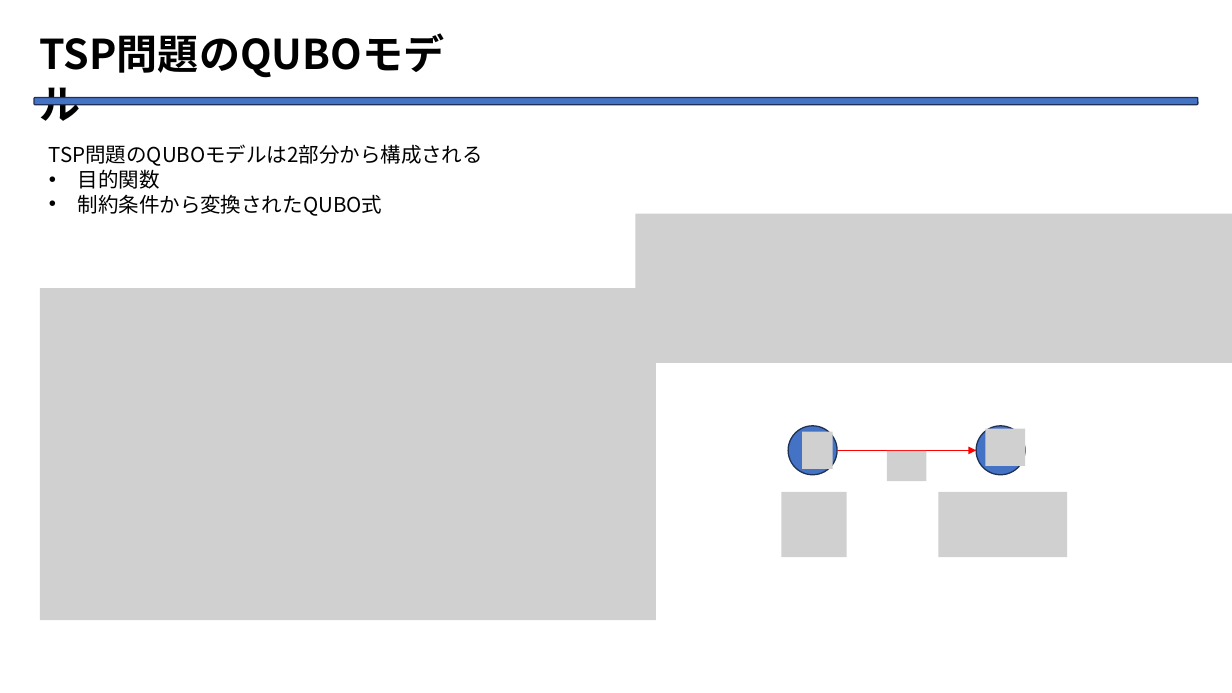
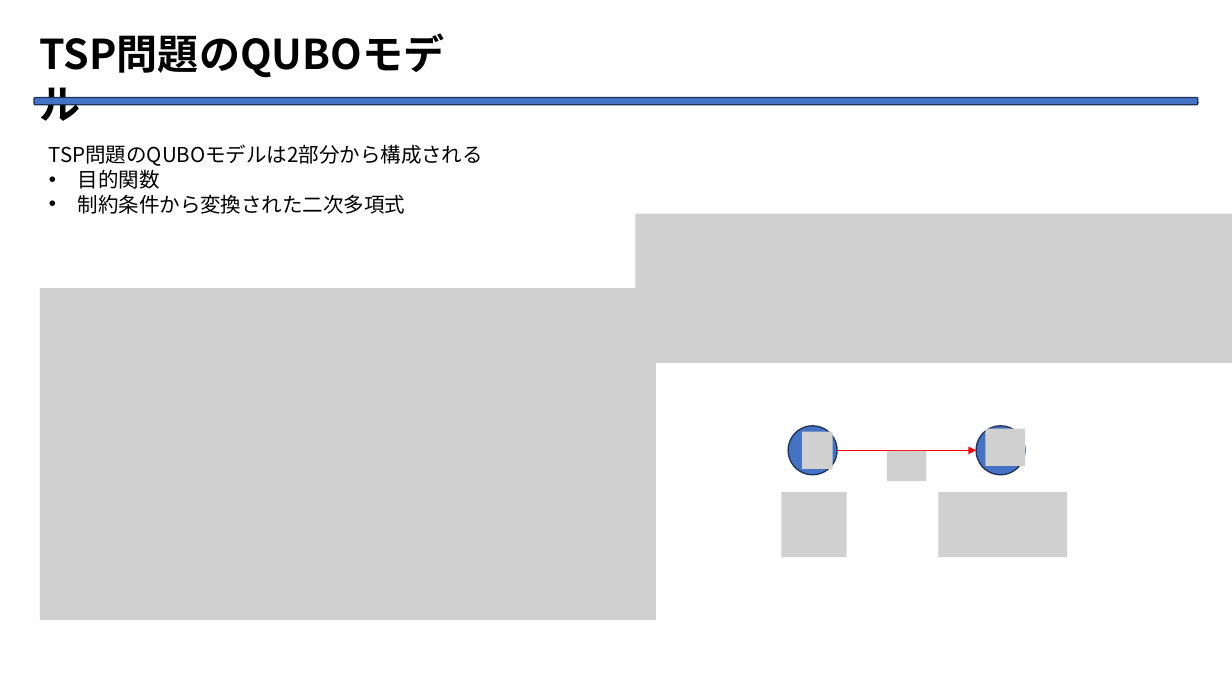
Before and after one commit to Legolas9999/zemi, a slide deck: slide 9 of lcj_ron_zemi2.pptx. Drawn at 1232x693 pixels with LibreOffice and Linux fonts; fonts in the diff are those of the drawing; grey boxes stand for pictures. Boxes give left, top, right and bottom in pixels: in the first picture for what was removed or moved away, otherwise in the second. Text is boxed around its words. In the diff, an @@ line names an element or a change of style, - is before the commit and + after.

```diff
--- a/lcj_ron_zemi2.pptx
+++ b/lcj_ron_zemi2.pptx
@@ text at [78, 194, 405, 214]: text changed @@
-• 制約条件から変換されたQUBO式
+• 制約条件から変換された二次多項式
```
Also in this commit, not shown: 5 other slides changed.
